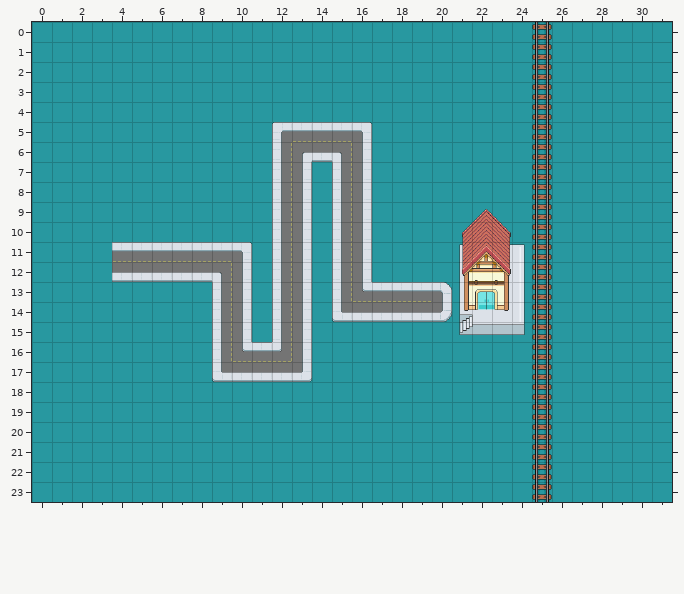
Two states of a Tiled map, assets/textures/level1.tmx. The picture above is the old version.
Cells are 32x32 px. Shown: x 0..31, y 0..23. Tiles whose own drawing changed are shown in their newer look in all pictures.
After:
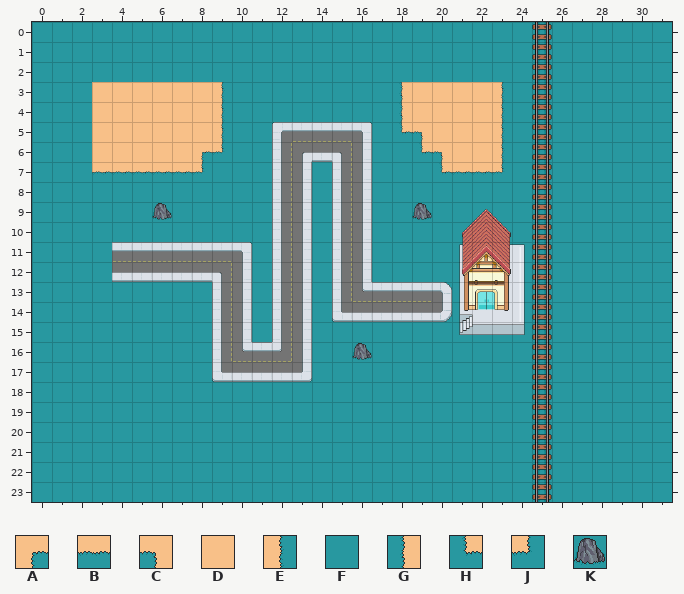
Key: from "taipo-tilesheet": A 0, B 1, C 2, D 6, E 16, F 17, G 18, H 19, J 20, K 37.
_ is an empty cell.
The author wrote: Jazz the place up a bit
Difference:
{"where": "layer \"Tile Layer 1\""}
{"y":3,"x":3,"old":"FFFFFFF","new":"DDDDDDE"}
{"y":3,"x":18,"old":"FFFFFF","new":"GDDDDE"}
{"y":4,"x":3,"old":"FFFFFFF","new":"DDDDDDE"}
{"y":4,"x":18,"old":"FFFFFF","new":"GDDDDE"}
{"y":5,"x":3,"old":"FFFFFFF","new":"DDDDDDE"}
{"y":5,"x":18,"old":"FFFFFF","new":"HCDDDE"}
{"y":6,"x":3,"old":"FFFFFFF","new":"DDDDDAJ"}
{"y":6,"x":19,"old":"FFFFF","new":"HCDDE"}
{"y":7,"x":3,"old":"FFFFFF","new":"BBBBBJ"}
{"y":7,"x":20,"old":"FFFF","new":"HBBJ"}
{"where": "layer \"Tile Layer 2\""}
{"y":9,"x":6,"old":"_","new":"K"}
{"y":9,"x":19,"old":"_","new":"K"}
{"y":16,"x":16,"old":"_","new":"K"}
{"label":"changed","picture_box":[92,82,225,175]}
{"label":"changed","picture_box":[399,82,505,175]}
{"label":"added","picture_box":[152,203,172,220]}
{"label":"added","picture_box":[412,203,432,220]}
{"label":"added","picture_box":[352,343,372,360]}
